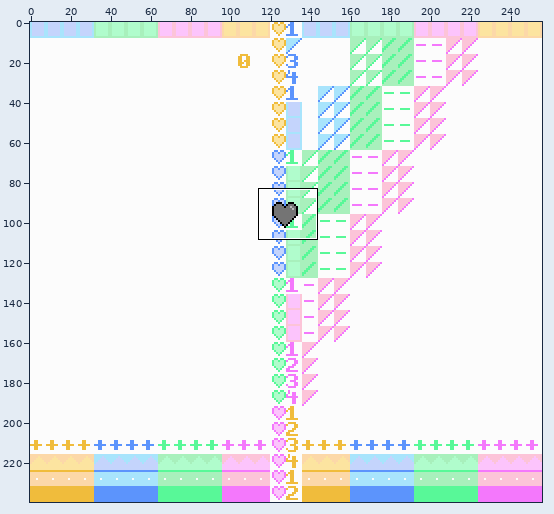
Sprite sheet -- build/screenshot.png. Above, an overview of the earlier version with the close-up marked.
Close-up. The starting point:
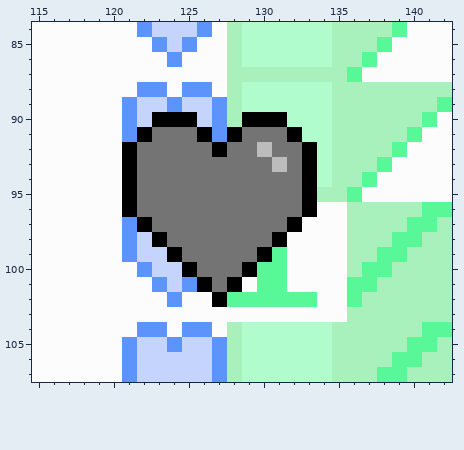
The file is 256x240 pixels. Shown: x 115..142, y 84..107.
And afterwards:
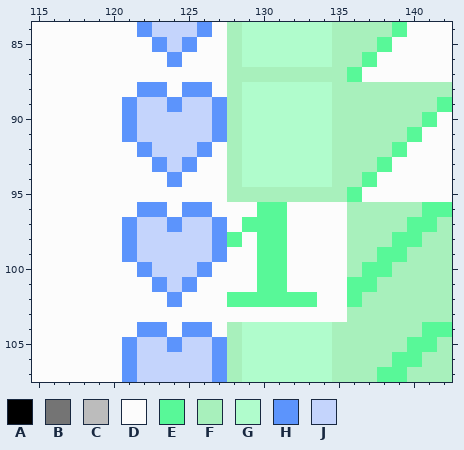
Palette (. is transparent): A #000000  B #747474  C #bcbcbc  D #fcfcfc  E #58f898  F #a8f0bc  G #b0fccc  H #5c94fc  J #c4d4fc
Commit: Adds screenshot from build pipeline [skip ci].
Changes in this commit:
@@ x 119..135 @@
  89 DDHJJHJJHFGGGGGGF
- 90 DDHJAAAJHFAAAGGGF
- 91 DDHABBBAHABBBAGGF
- 92 DDABBBBBABBCBBAGF
- 93 DDABBBBBBBBBCBAGF
- 94 DDABBBBBBBBBBBAGF
- 95 DDABBBBBBBBBBBAFF
- 96 DDABBBBBBBBBBBADD
- 97 DDHABBBBBBBBBADDD
- 98 DDHJABBBBBBBADDDD
- 99 DDHJJABBBBBAEDDDD
-100 DDDHJJABBBAEEDDDD
-101 DDDDHJHABADEEDDDD
-102 DDDDDHDDAEEEEEEDD
+ 90 DDHJJJJJHFGGGGGGF
+ 91 DDHJJJJJHFGGGGGGF
+ 92 DDDHJJJHDFGGGGGGF
+ 93 DDDDHJHDDFGGGGGGF
+ 94 DDDDDHDDDFGGGGGGF
+ 95 DDDDDDDDDFFFFFFFF
+ 96 DDDHHDHHDDDEEDDDD
+ 97 DDHJJHJJHDEEEDDDD
+ 98 DDHJJJJJHEDEEDDDD
+ 99 DDHJJJJJHDDEEDDDD
+100 DDDHJJJHDDDEEDDDD
+101 DDDDHJHDDDDEEDDDD
+102 DDDDDHDDDEEEEEEDD
 103 DDDDDDDDDDDDDDDDD
